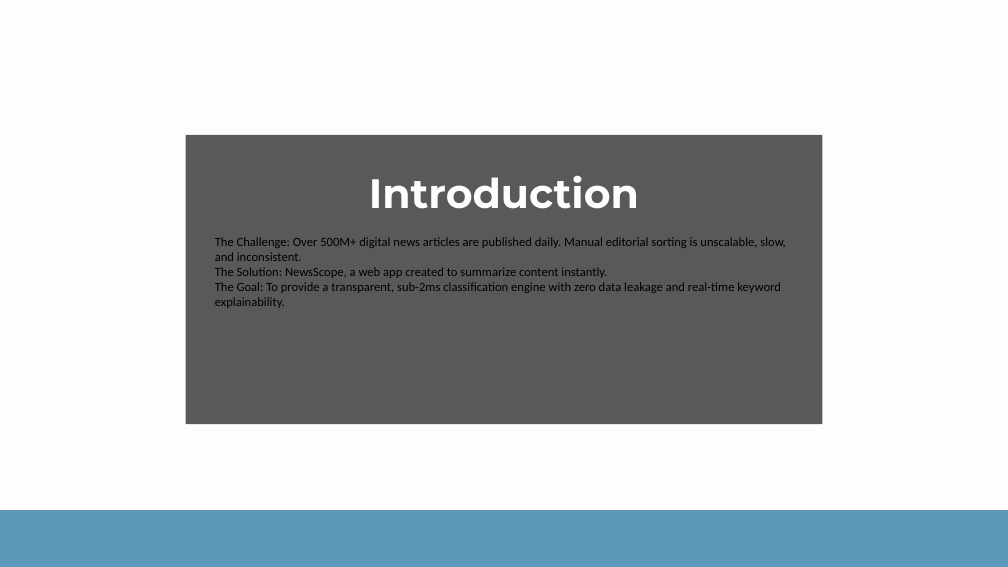
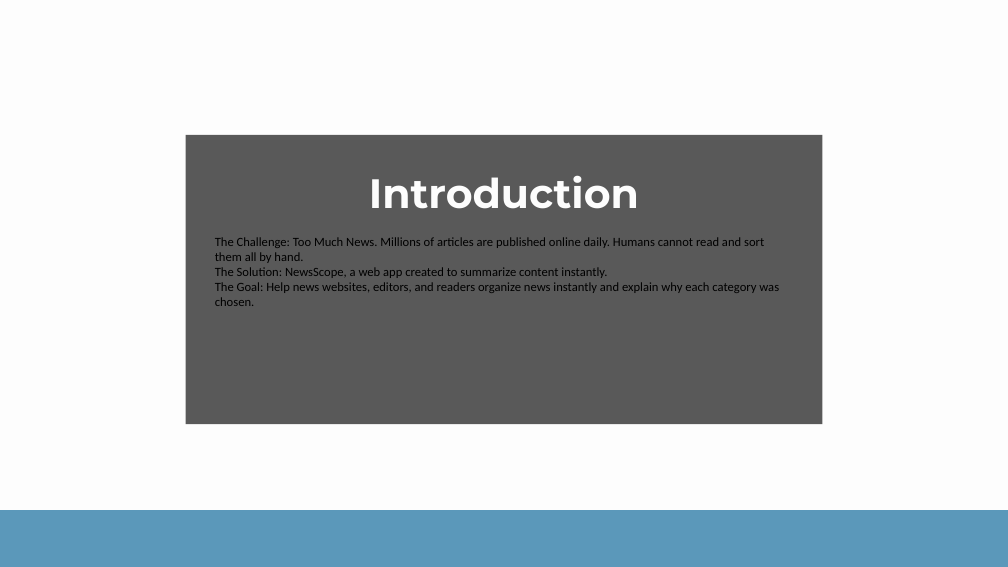
Before and after one commit to Abhijeet0848/NewsLens, a slide deck: slide 3 of docs/NewsScope_Presentation_CruxTemplate.pptx. Drawn at 1008x567 pixels with LibreOffice and Linux fonts; fonts in the diff are those of the drawing. Boxes give left, top, right and bottom in pixels: in the first picture for what was removed or moved away, otherwise in the second. Text is boxed around its words. In the diff, an @@ line names an element or a change of style, - is before the commit and + after.

```diff
--- a/docs/NewsScope_Presentation_CruxTemplate.pptx
+++ b/docs/NewsScope_Presentation_CruxTemplate.pptx
@@ text at (215,237,764,263): text changed @@
-The Challenge: Over 500M+ digital news articles are published daily. Manual editorial sorting is unscalable, slow, and inconsistent.
+The Challenge: Too Much News. Millions of articles are published online daily. Humans cannot read and sort them all by hand.
@@ text at (215,282,779,306): text changed @@
-The Goal: To provide a transparent, sub-2ms classification engine with zero data leakage and real-time keyword explainability.
+The Goal: Help news websites, editors, and readers organize news instantly and explain why each category was chosen.
```
Also in this commit, not shown: 12 other slides changed, 4 other files.
